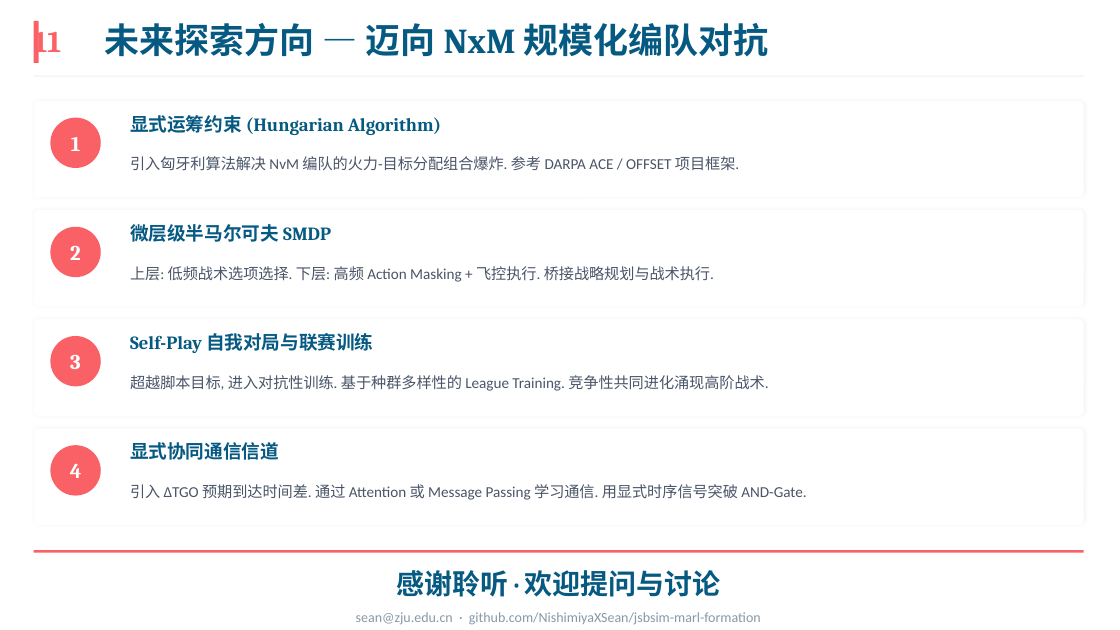
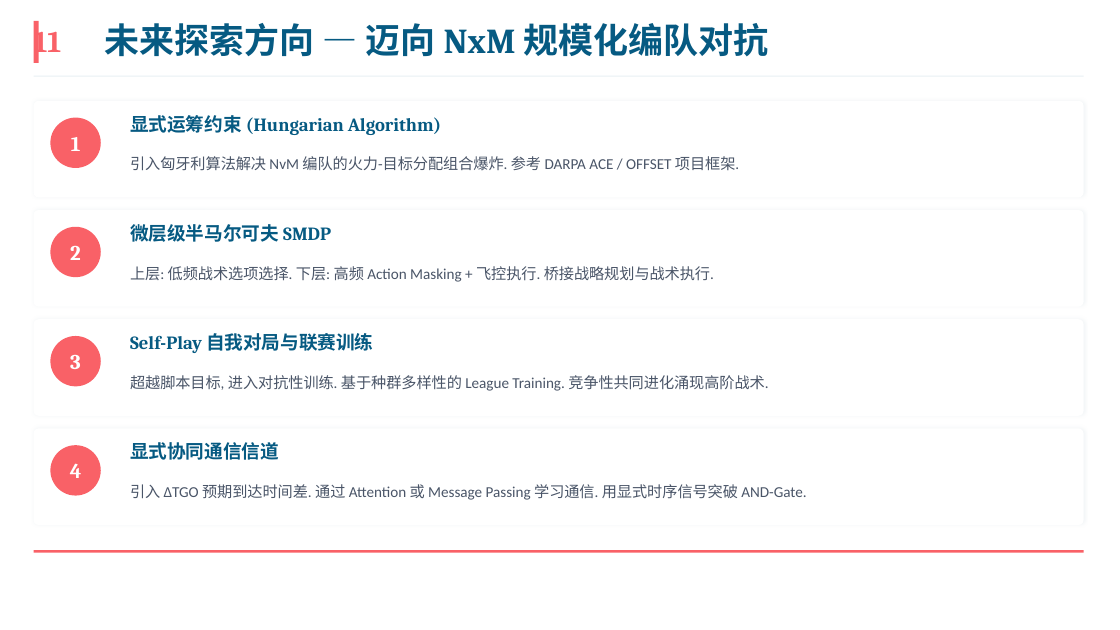
Before and after one commit to NishimiyaXSean/jsbsim-marl-formation, a slide deck: slide 16 of results/ppt/formation_coop_cn_v2.pptx (slide 12 before the commit). Drawn at 1120x630 pixels with LibreOffice and Linux fonts; fonts in the diff are those of the drawing. Boxes give left, top, right and bottom in pixels: in the first picture for what was removed or moved away, otherwise in the second. Text is boxed around its words. In the diff, an @@ line names an element or a change of style, - is before the commit and + after.

```diff
--- a/results/ppt/formation_coop_cn_v2.pptx
+++ b/results/ppt/formation_coop_cn_v2.pptx
@@ text removed at (396,570,721,597) @@
-感谢聆听 · 欢迎提问与讨论
@@ text removed at (356,612,761,625) @@
-sean@zju.edu.cn · github.com/NishimiyaXSean/jsbsim-marl-formation
```
Also in this commit, not shown: 11 other slides changed, 4 slides added, 1 other file.
